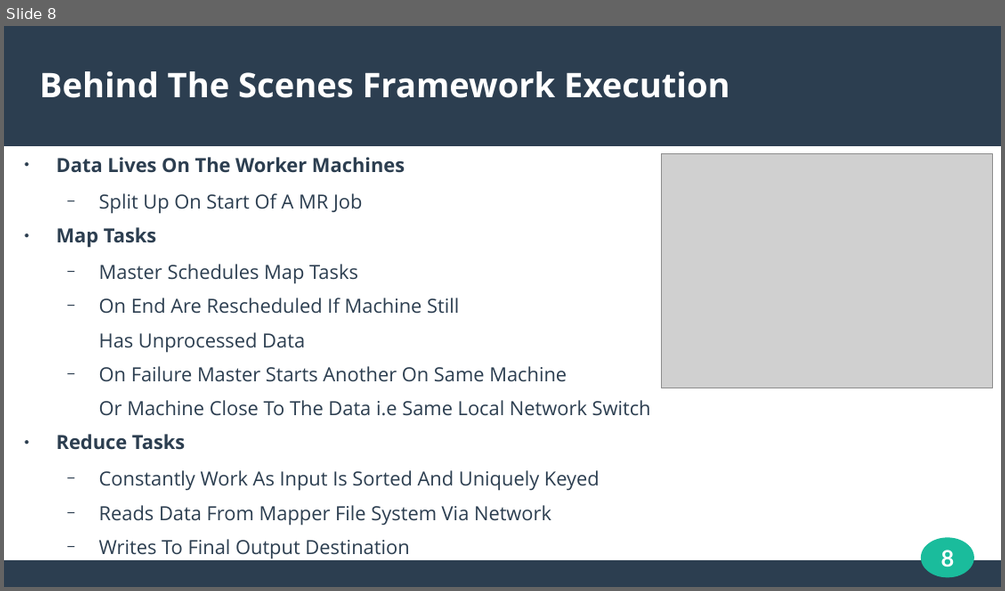
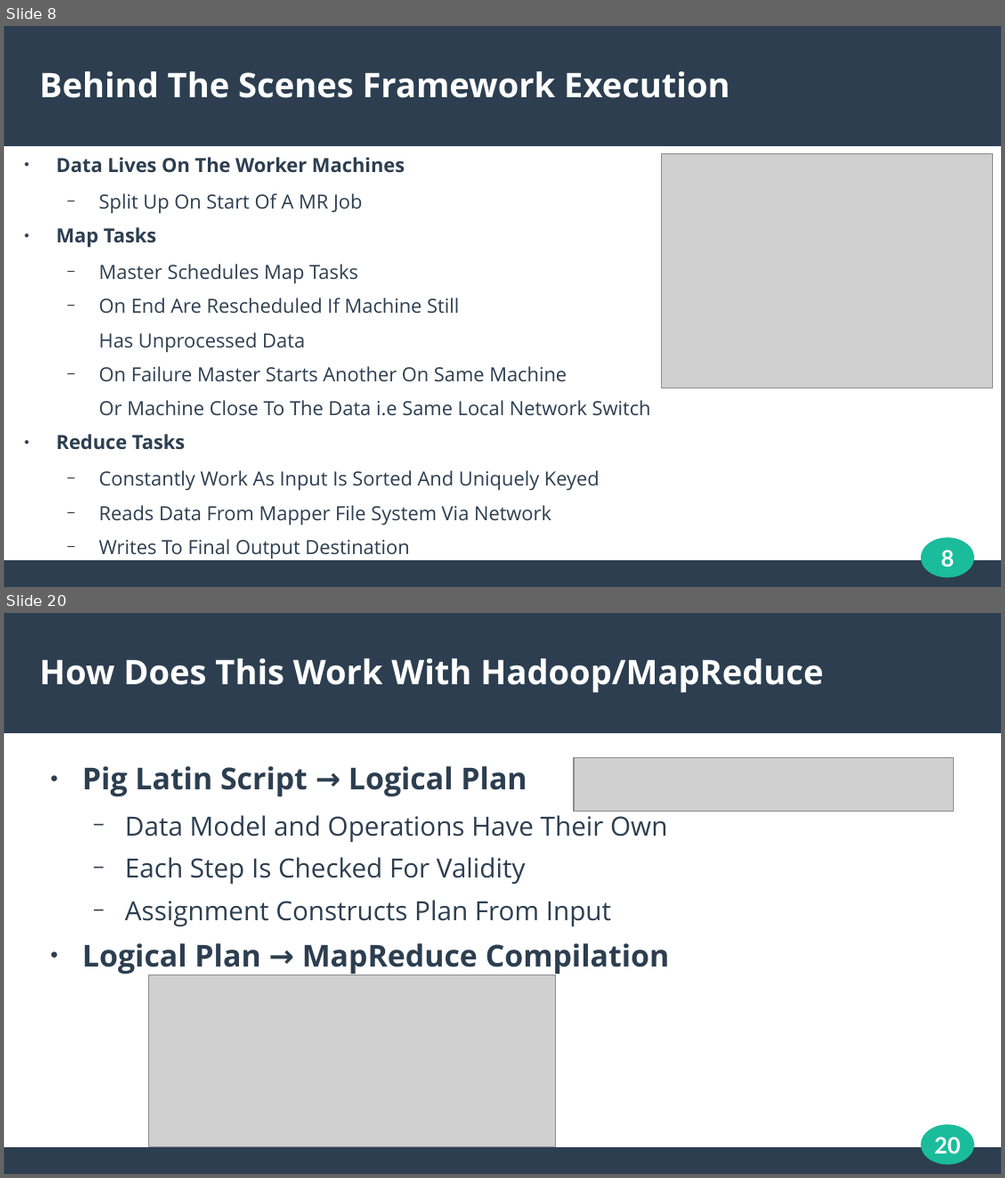
Before and after one commit to N0taN3rd/cs834-f16, a slide deck: presentations/presentation2/presentation2.odp. Shown one above the other, each under a label of ours: slide 8 before the commit, slides 8 and 20 after it; the slides between them are not shown. The pictures are 1005x591 and 1005x1178 pixels, drawn with LibreOffice and Linux fonts; fonts in the diff are those of the drawing; grey boxes stand for pictures. Boxes give left, top, right and bottom in pixels: in the first picture for what was removed or moved away, otherwise in the second. Text is boxed around its words. In the diff, an @@ line names an element or a change of style, - is before the commit and + after.

```diff
--- a/presentations/presentation2/presentation2.odp
+++ b/presentations/presentation2/presentation2.odp
@@ slide 20 added at bbox=[4, 613, 1001, 1174], background #FFFFFF; not listed: 3 template elements that a slide beside it also shows @@
@@ title added at bbox=[40, 658, 823, 692], 27 pt, text #FFFFFF, bold @@
+How Does This Work With Hadoop/MapReduce
@@ text added at bbox=[82, 766, 670, 973], 21 pt, text #2C3E50 @@
+● Pig Latin Script → Logical Plan
+  − Data Model and Operations Have Their Own
+  − Each Step Is Checked For Validity
+  − Assignment Constructs Plan From Input
+● Logical Plan → MapReduce Compilation
@@ picture added at bbox=[574, 758, 954, 811] @@
@@ picture added at bbox=[149, 975, 556, 1147] @@
@@ page number added at bbox=[934, 1136, 960, 1153], 18 pt, text #FFFFFF, bold @@
+20
```
Also in this commit, not shown: 5 slides changed, 9 other slides added, 21 other files.
